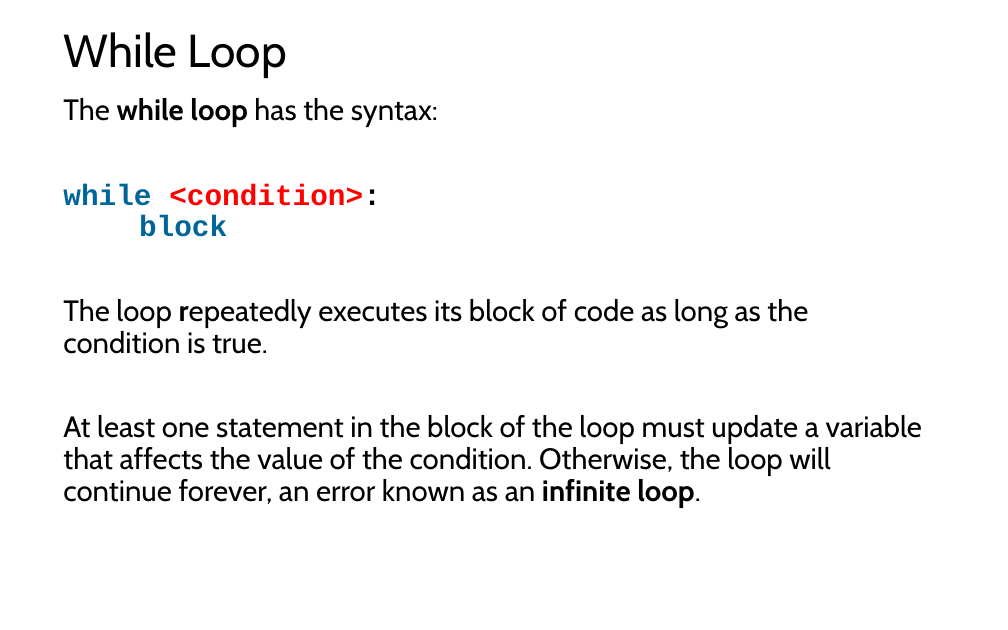
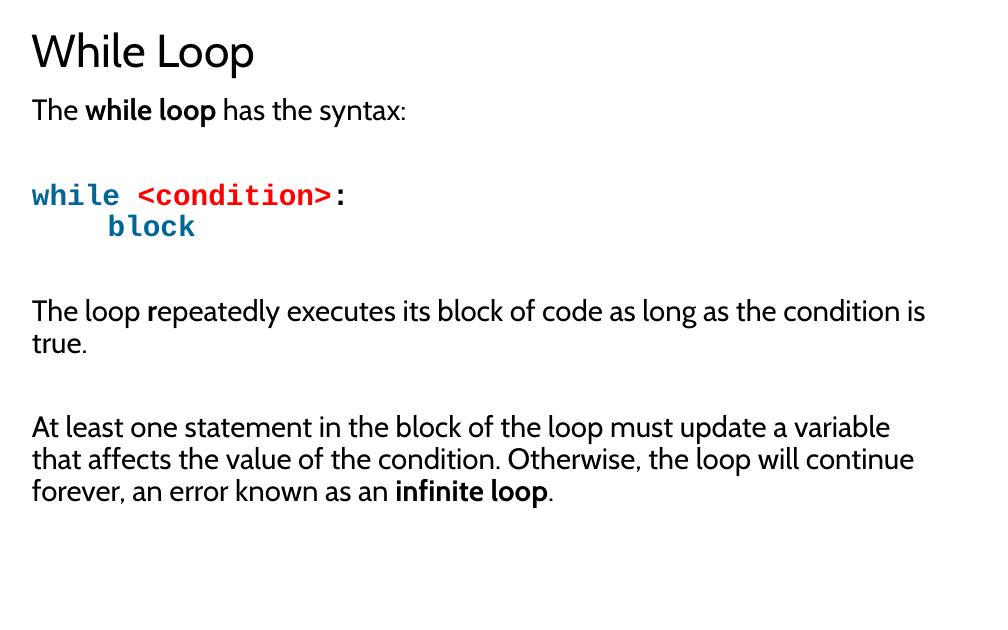
Before and after one commit to LongBaoNguyen/longbaonguyen.github.io, a slide deck: slide 3 of courses/apcsp/lect6.pptx. Drawn at 1008x630 pixels with LibreOffice and Linux fonts; fonts in the diff are those of the drawing. Boxes give left, top, right and bottom in pixels: in the first picture for what was removed or moved away, otherwise in the second. Text is boxed around its words. In the diff, an @@ line names an element or a change of style, - is before the commit and + after.

```diff
--- a/courses/apcsp/lect6.pptx
+++ b/courses/apcsp/lect6.pptx
@@ title "While Loop": place and size @@
-title "While Loop" at <box>63,32,287,78</box>
+title "While Loop" at <box>32,32,255,78</box>
@@ text "The while loop has the ..." rewrapped from <box>63,98,922,508</box> to <box>32,98,925,508</box> @@
```
Also in this commit, not shown: 10 other slides changed, 1 other file.
